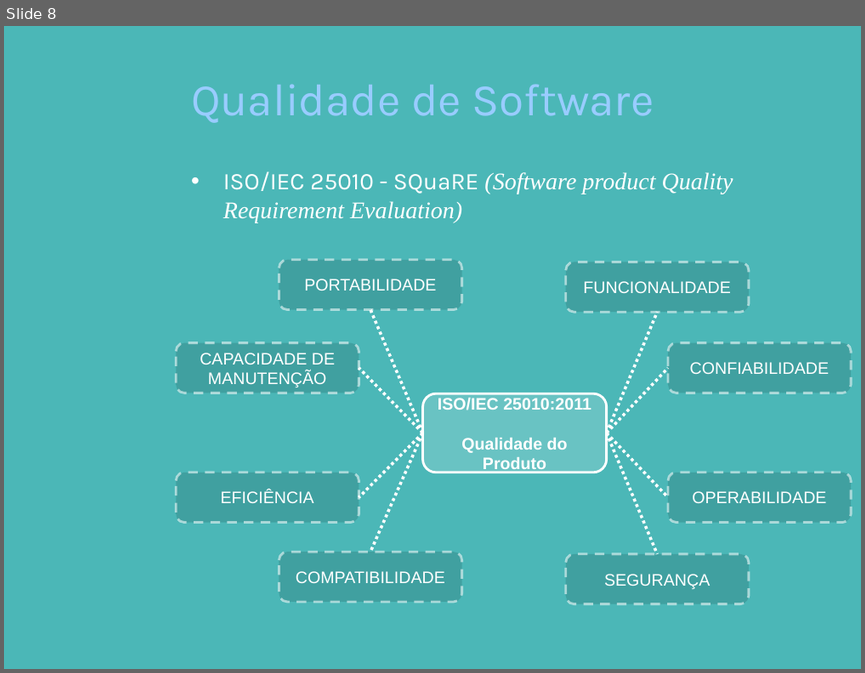
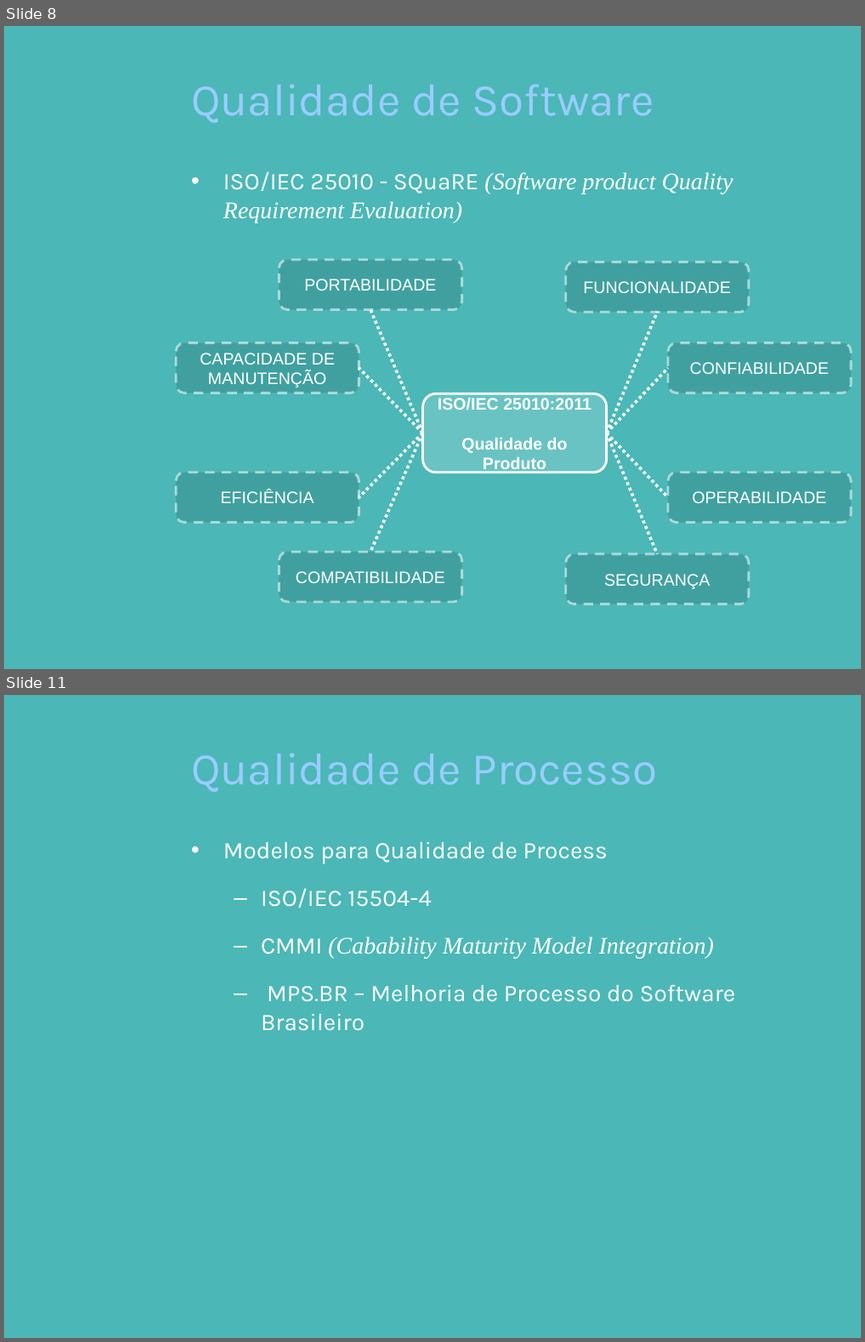
Before and after one commit to pddnew/monografia, a slide deck: presentation/presentation_1.0.0.pptx. Shown one above the other, each under a label of ours: slide 8 before the commit, slides 8 and 11 after it; the slides between them are not shown. The pictures are 865x673 and 865x1342 pixels, drawn with LibreOffice and Linux fonts; fonts in the diff are those of the drawing; background and template pictures are left out. Boxes give left, top, right and bottom in pixels: in the first picture for what was removed or moved away, otherwise in the second. Text is boxed around its words. In the diff, an @@ line names an element or a change of style, - is before the commit and + after.

```diff
--- a/presentation/presentation_1.0.0.pptx
+++ b/presentation/presentation_1.0.0.pptx
@@ slide 11 added at [4,695,861,1338], background picture (left out) @@
@@ title added at [191,753,658,792], 38 pt, text #99CCFF @@
+Qualidade de Processo
@@ text added at [223,842,736,1031], 20 pt, text #FFFFFF @@
+• Modelos para Qualidade de Process
+  – ISO/IEC 15504-4
+  – CMMI (Cabability Maturity Model Integration)
+  – MPS.BR – Melhoria de Processo do Software Brasileiro
```
Also in this commit, not shown: 2 slides changed, 9 other slides added, 8 slides removed.
